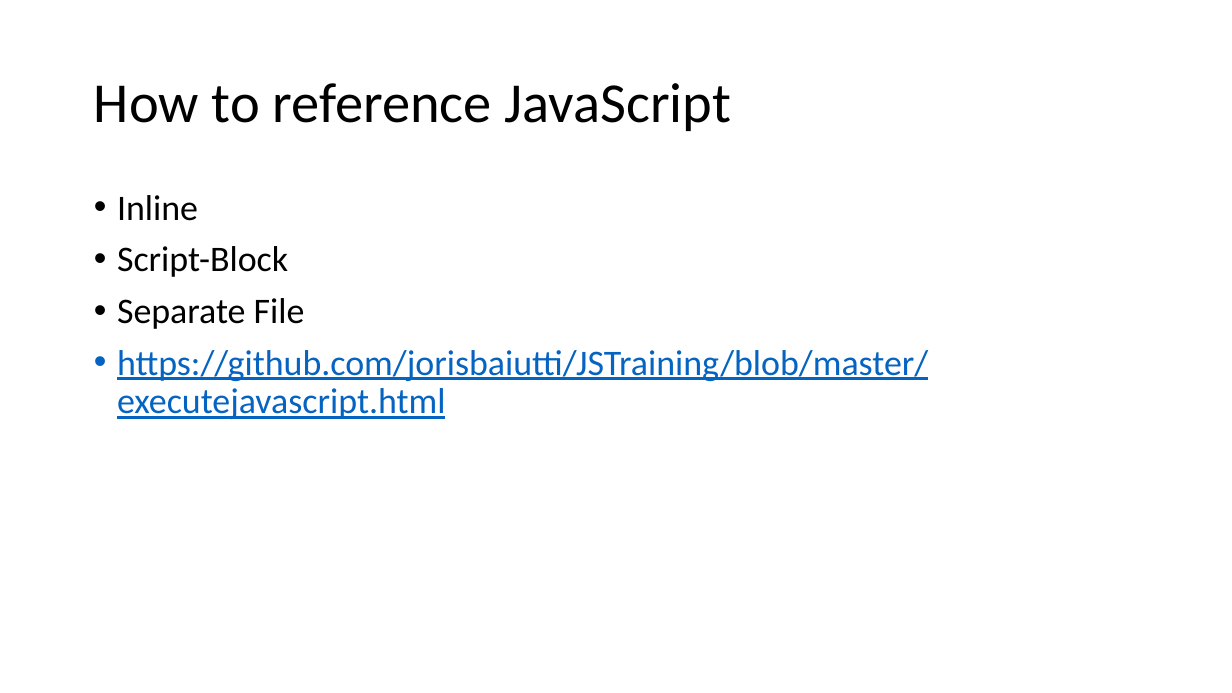
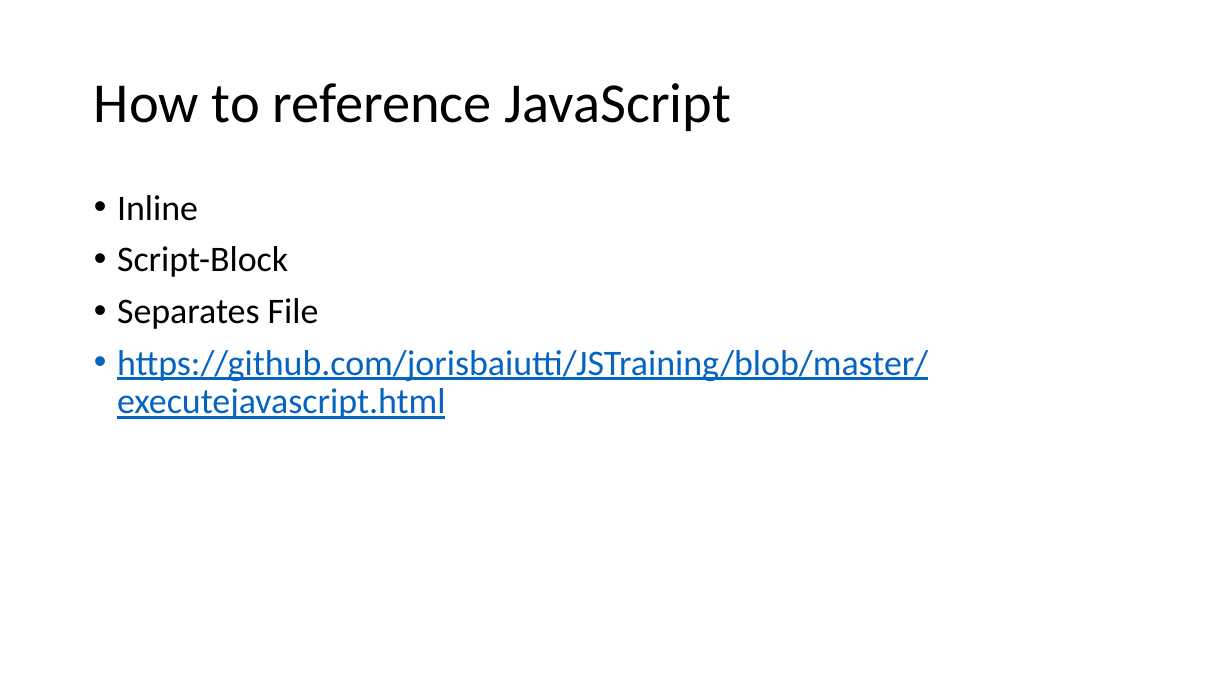
Before and after one commit to martiph/JSTraining_ICT-Campus, a slide deck: slide 6 of JSTraining.pptx. Drawn at 1232x693 pixels with LibreOffice and Linux fonts; fonts in the diff are those of the drawing. Boxes give left, top, right and bottom in pixels: in the first picture for what was removed or moved away, otherwise in the second. Text is boxed around its words. In the diff, an @@ line names an element or a change of style, - is before the commit and + after.

```diff
--- a/JSTraining.pptx
+++ b/JSTraining.pptx
@@ text at [117, 298, 319, 329]: text changed @@
-• Separate File
+• Separates File
```
Also in this commit, not shown: 11 other slides changed.
